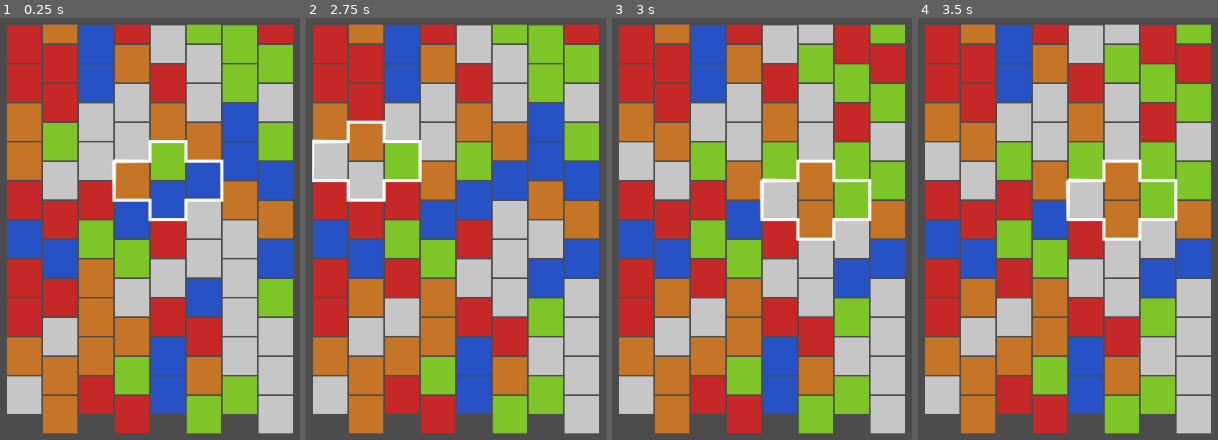
Above: before the commit, frames 1-4 (left to right).
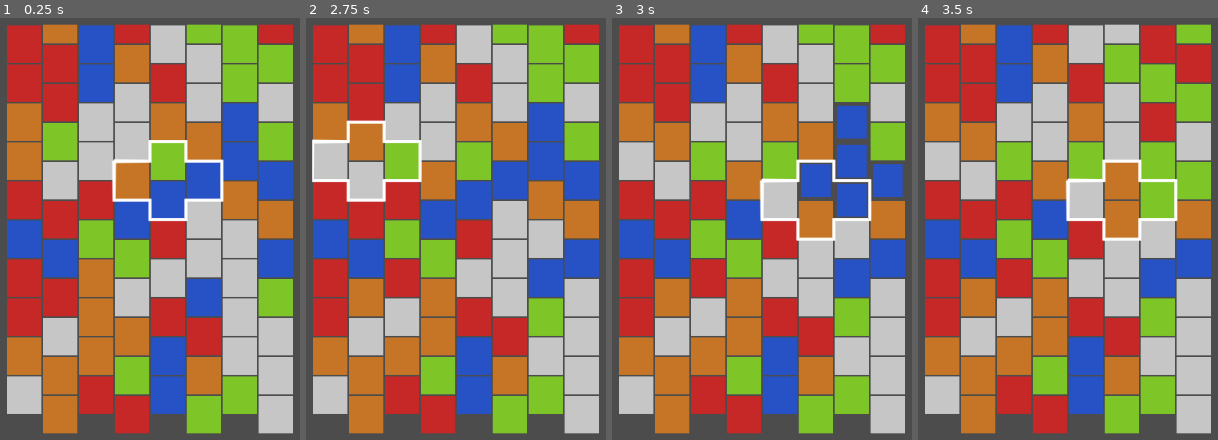
Above: after the commit, the same moments.

Repository: umxprime/puzzlebattles
Game: Godot game, scene res://Scenes/Main.tscn
Same seed, same stepped clock (60 frames per second), same inputs: the game is played once before the commit and once after it.
Inputs (mouse positions are in pixels of both pictures, inside the frame that each line leads up to):
- Up to frame 1 (0.25 s): no input
- Up to frame 2 (2.75 s): tap Enter at 0.5, 2 s; move the mouse to (417, 321) at 0.52 s; click (417, 321) at 0.67 s; tap Space at 0.77, 1.25, 1.52 s; move the mouse to (outside the picture) at 1.27 s; click (outside the picture) at 1.42 s; move the mouse to (outside the picture) at 2.02 s; click (outside the picture) at 2.17 s
- Up to frame 3 (3 s): tap Space at 2.75 s; move the mouse to (801, 229) at 2.77 s; click (801, 229) at 2.92 s
- Up to frame 4 (3.5 s): tap Space at 3.02 s

Frames 1-2 are identical in both runs. In frame 3, 12% of the frame differs, in the area x 62-98%, y 1-48%; in frame 4, nothing differs.

Commit message:
Animate combo breaks

Diff:
--- a/Models/GridModel.gd
+++ b/Models/GridModel.gd
@@ -112,7 +112,11 @@
 func move(block:BlockModel, pos:Dictionary):
 	block.setPosition(pos)
 	_level.blocks[blockIndex(pos)] = block
+
+var _animation
 func _evaluate():
+	if _animation != null :
+		return
 	var blocksToEvaluate = blocks()
 	var blocksWillingToBreak = []
 	for row in range(0, visibleRows() - 1):
@@ -137,9 +141,17 @@
 #				block.setState(WILLBREAK_STATE)
 				blocksWillingToBreak += _evaluateSurroundings(block, blocksToEvaluate)
 #				breakSingle(block)
-	for block in blocksWillingToBreak:
+	if blocksWillingToBreak.size() == 0 :
+		return
+	_animation = GridNode.ComboBreakAnimation.new(_node, blocksWillingToBreak)
+	_animation.connect("finished", self, "_comboBreakAnimFinished")
+	_animation.start()
+func _comboBreakAnimFinished(blocks) :
+	_animation = null
+	for block in blocks:
 		breakSingle(block)
 #		block.setState(BREAKING_STATE)
+	_evaluate()
 func _evaluateSurroundings(block, blocksToEvaluate) -> Array :
 	var blocksWillingToBreak = []
 	for position in range(Enums.Direction.Up, Enums.Direction.RightDown + 1):
--- a/Nodes/GridNode.gd
+++ b/Nodes/GridNode.gd
@@ -1,6 +1,34 @@
 extends Node2D
 
 class_name GridNode
+
+class ComboBreakAnimation:
+	var _tween:Tween
+	var _blocks:Array
+	var _parent:Node
+	var _started:bool
+	signal finished
+	func _init(parent:Node, blocks:Array):
+		_blocks = blocks
+		_parent = parent
+		_tween = Tween.new()
+		_started = false
+	func started() -> bool:
+		return _started
+	func start():
+		if _started:return
+		_started = true
+		_parent.add_child(_tween)
+		_tween.connect("tween_all_completed", self, "_finished")
+		for block in _blocks:
+			var node:Node2D = block.node()
+			_tween.interpolate_property(node, "scale", node.scale, Vector2(0,0),.5,Tween.TRANS_LINEAR,Tween.EASE_IN_OUT)
+		_tween.start()
+	func _finished():
+		for block in _blocks:
+			var node:Node2D = block.node()
+			node.scale = Vector2(1,1)
+		emit_signal("finished", _blocks)
 
 class DiamondRotateAnimation:
 	var _tween:Tween
